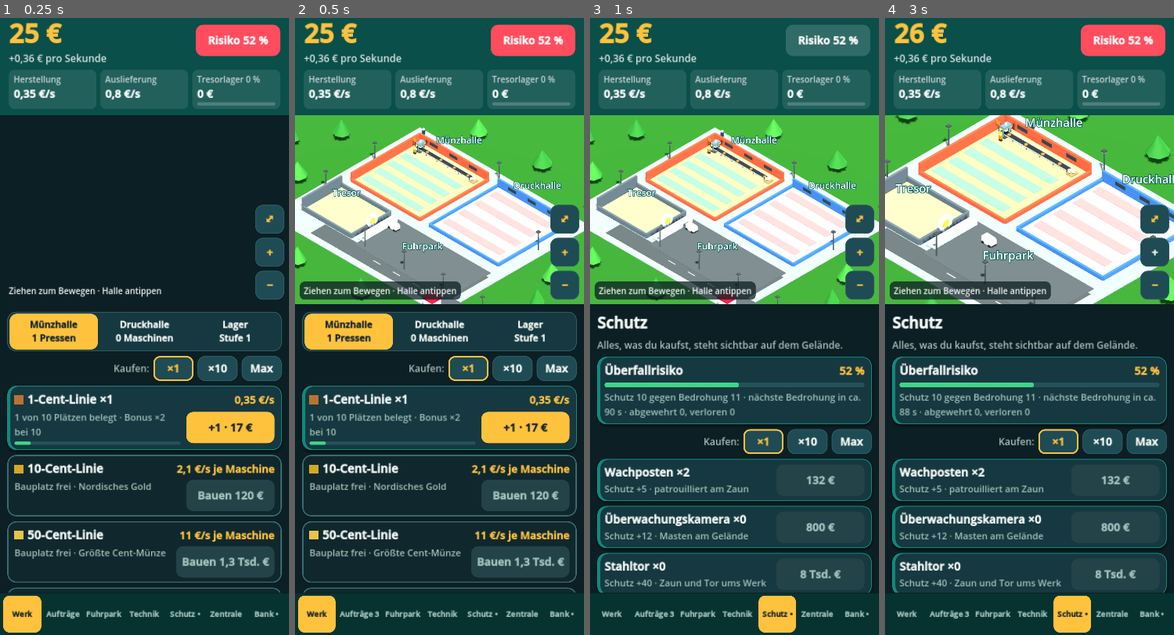
Above: before the commit, frames 1-4 (left to right).
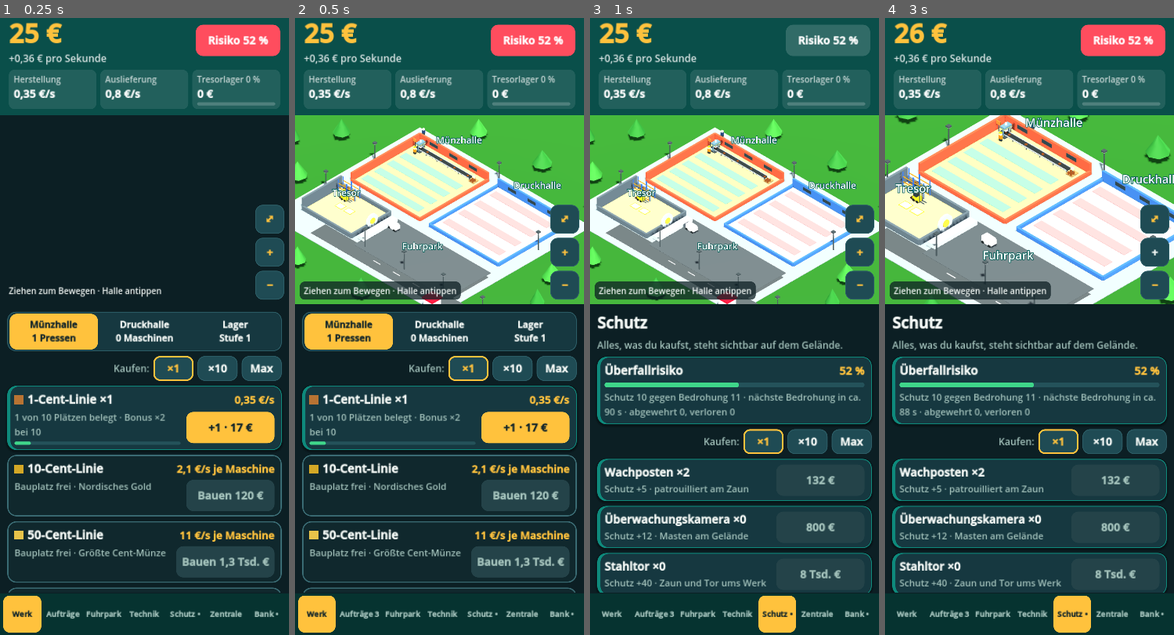
Above: after the commit, the same moments.

Repository: robertpahl1987-creator/bundesbank-idle
Game: Godot game, scene res://main.tscn
Two runs of this game, one before a commit and one after it. Both use one fixed random seed, a clock stepped at 60 frames per second and the inputs below.
Inputs:
- Up to frame 1 (0.25 s): no input
- Up to frame 2 (0.5 s): no input
- Up to frame 3 (1 s): click "Risiko 52 %" at 0.5 s
- Up to frame 4 (3 s): click "⤢" at 1.25 s; click "⤢" at 2 s; click "+" at 2.75 s

Frame 1 is identical in both runs. In frame 2, 0.2% of the frame differs, in the area x 13-63%, y 20-32%; in frame 3, 0.2%; in frame 4, 0.3%, in the area x 4-66%, y 17-33%.

Commit message:
Echte Euro-Münzen, Tresor mit Regalen, Paletten und Gabelstapler
Co-Authored-By: Claude Opus 5.5 <noreply@anthropic.com>
Claude-Session: https://claude.ai/code/session_017FzJGnvAkc8ZWZi8Mp49PX

Diff:
--- a/godot/main.gd
+++ b/godot/main.gd
@@ -761,6 +761,12 @@
 	fling *= pow(0.04, dt)
 	if scroll_pos <= 0.0 or scroll_pos >= max_scroll():
 		fling = 0.0
+
+func test_zoom() -> void:
+	world.zoom = float(OS.get_environment("BB_Z")) if OS.has_environment("BB_Z") else 3.2
+	world.tx = float(OS.get_environment("BB_TX")) if OS.has_environment("BB_TX") else -6.0
+	world.tz = float(OS.get_environment("BB_TZ")) if OS.has_environment("BB_TZ") else -6.5
+	toggle_world()
 
 func test_scroll() -> void:
 	var a := InputEventScreenTouch.new()
--- a/godot/world.gd
+++ b/godot/world.gd
@@ -106,6 +106,51 @@
 	mi.position = Vector3(x, y, z)
 	p.add_child(mi)
 	return mi
+
+# Echte Euro-Münzen: Metallfarben, Größen und Bimetall-Aufbau
+const COIN_SPEC := {
+	"c1": {r=0.17, ring="copper", core="copper"},
+	"c10": {r=0.2, ring="gold", core="gold"},
+	"c50": {r=0.24, ring="gold", core="gold"},
+	"e1": {r=0.23, ring="gold", core="silver"},
+	"e2": {r=0.26, ring="silver", core="gold"},
+}
+const METALS := {
+	"copper": ["#c8763f", "#a85e30"],
+	"gold": ["#e2bf55", "#c9a23a"],
+	"silver": ["#d4d9dc", "#aab2b6"],
+}
+
+func metal(kind: String, shade := 0) -> StandardMaterial3D:
+	var c: String = METALS[kind][shade]
+	var k := "metal_" + c
+	if mats.has(k):
+		return mats[k]
+	var m := StandardMaterial3D.new()
+	m.albedo_color = Color(c)
+	m.metallic = 0.65
+	m.roughness = 0.32
+	m.metallic_specular = 0.7
+	mats[k] = m
+	return m
+
+## Eine Münze flach liegend: Rand, vertiefte Bildfläche, Kern (bei 1 € und 2 € andersfarbig)
+func coin(id: String, x: float, y: float, z: float, p: Node3D, scale_f := 1.0) -> void:
+	var sp: Dictionary = COIN_SPEC.get(id, COIN_SPEC["c10"])
+	var r: float = sp.r * scale_f
+	var h := 0.07 * scale_f
+	var rim := C(r, r, h, "#000000", x, y, z, p, 20)
+	rim.material_override = metal(sp.ring, 0)
+	var field := C(r * 0.86, r * 0.86, h + 0.006, "#000000", x, y + 0.001, z, p, 20)
+	field.material_override = metal(sp.ring, 1)
+	if sp.core != sp.ring:
+		var core := C(r * 0.6, r * 0.6, h + 0.014, "#000000", x, y + 0.002, z, p, 18)
+		core.material_override = metal(sp.core, 0)
+		var core_in := C(r * 0.5, r * 0.5, h + 0.018, "#000000", x, y + 0.003, z, p, 18)
+		core_in.material_override = metal(sp.core, 1)
+	else:
+		var relief := C(r * 0.42, r * 0.42, h + 0.014, "#000000", x, y + 0.002, z, p, 16)
+		relief.material_override = metal(sp.ring, 0)
 
 func person(col: String, p: Node3D, helmet := false) -> Node3D:
 	var g := Node3D.new()
@@ -283,9 +328,11 @@
 			for k in range(4):
 				B(0.38, 0.22, 0.42, l.col, x0 + L + 0.33 + (k % 2) * 0.45, 0.44 + int(k / 2) * 0.22, z, dyn)
 		else:
-			for k in range(3):
-				var sk := sphere(0.26, "#c9b48a", x0 + L + 0.35 + (k % 2) * 0.4, 0.6, z - 0.25 + k * 0.25, dyn)
-				sk.scale = Vector3(1, 1.15, 1)
+			var sk := sphere(0.26, "#c9b48a", x0 + L + 0.3, 0.6, z - 0.3, dyn)
+			sk.scale = Vector3(1, 1.15, 1)
+			for q2 in range(4):
+				for st in range(4):
+					coin(l.id, x0 + L + 0.42 + (q2 % 2) * 0.42, 0.37 + st * 0.075, z + 0.05 + int(q2 / 2) * 0.4, dyn, 0.85)
 		# Ware auf dem Band
 		var n_it: int = min(10, 3 + int(log(c + 1) / log(2.0)))
 		var spacing := L / n_it
@@ -295,7 +342,7 @@
 			if note:
 				B(0.55, 0.06, 0.32, l.col, x0 + k * spacing, 0.6, z, ig)
 			else:
-				C(0.22, 0.22, 0.08, l.col, x0 + k * spacing, 0.6, z, ig)
+				coin(l.id, x0 + k * spacing, 0.6, z, ig)
 		merge_deep(ig)
 		anim.belts.append({l = l, g = ig, spacing = spacing, ph = randf()})
 		var ramg := Node3D.new()
@@ -317,9 +364,11 @@
 				B(0.72, 0.05, 1.27, "#ffc23d", mx, 1.42, z, dyn)
 				C(0.15, 0.15, 0.32, "#c9d2d5", mx, 1.86, z, dyn, 10)
 				B(0.42, 0.07, 0.46, "#20272a", mx, 0.6, z, dyn)
+				coin(l.id, mx, 0.67, z, dyn, 0.9)
 				B(0.36, 0.22, 0.4, "#d9e0e3", mx, 1.15, z, ramg)
 				C(0.22, 0.09, 0.3, "#aeb6b9", mx, 1.05, z - 0.82, dyn, 8)
-				C(0.21, 0.21, 0.03, l.col, mx, 1.2, z - 0.82, dyn, 10)
+				var blank_m := C(0.21, 0.21, 0.03, "#000000", mx, 1.2, z - 0.82, dyn, 10)
+				blank_m.material_override = metal(COIN_SPEC.get(l.id, COIN_SPEC["c10"]).ring, 1)
 				B(0.06, 0.5, 0.06, "#5a6163", mx, 0.6, z - 0.82, dyn)
 				B(0.05, 0.55, 0.05, "#5a6163", mx, 0.45, z + 0.85, dyn)
 				B(0.3, 0.22, 0.1, "#d9e0e3", mx, 0.85, z + 0.85, dyn)
@@ -376,6 +425,7 @@
 	B(10, wh, 0.3, "#55626a", -10, wh / 2 + 0.1, 11, dyn)
 	for k in range(lvl):
 		B(0.25, 0.25, 0.25, "#ffc23d", -14 + k * 0.45, wh + 0.25, 11, dyn)
+	build_racks(lvl)
 	if main.has_flag("t", "t12"):
 		B(6, 2.6, 5, "#d9e2e8", 21, 1.3, -6, dyn)
 		B(6.2, 0.25, 5.2, "#3a6fd8", 21, 2.7, -6, dyn)
@@ -404,6 +454,101 @@
 	for tr in anim.trucks:
 		merge_deep(tr.t)
 	last_pile = -1
+
+# ---------------------------------------------------------------- Tresorlager mit Regalen
+const RACK_Y := [0.2, 0.92, 1.64]
+
+func rack_sections(lvl: int) -> Array:
+	# [mitte_x, mitte_z, quer]  quer=true: Regal an der linken Wand
+	var out := []
+	for k in range(min(2 + lvl, 5)):
+		out.append([-13.6 + k * 1.75, 3.75, false])
+	for k in range(min(max(0, lvl - 2), 3)):
+		out.append([-14.25, 5.6 + k * 1.75, true])
+	return out
+
+func floor_slots(lvl: int) -> Array:
+	var out := []
+	var grid := [[-11.6, 6.6], [-9.8, 6.6], [-8.0, 6.6], [-11.6, 8.5], [-9.8, 8.5], [-8.0, 8.5], [-11.6, 10.2], [-9.8, 10.2], [-8.0, 10.2]]
+	for k in range(min(2 + lvl, 9)):
+		out.append(Vector3(grid[k][0], 0.2, grid[k][1]))
+	return out
+
+func store_slots(lvl: int) -> Array:
+	var out := floor_slots(lvl)
+	for sec in rack_sections(lvl):
+		for y in RACK_Y:
+			if sec[2]:
+				out.append(Vector3(sec[0], y + 0.08, sec[1]))
+			else:
+				out.append(Vector3(sec[0], y + 0.08, sec[1]))
+	return out
+
+func build_racks(lvl: int) -> void:
+	for sec in rack_sections(lvl):
+		var cx: float = sec[0]
+		var cz: float = sec[1]
+		var quer: bool = sec[2]
+		var w := 1.65
+		var d := 1.0
+		for ox in [-w / 2, w / 2]:
+			for oz in [-d / 2, d / 2]:
+				var px: float = cx + (oz if quer else ox)
+				var pz: float = cz + (ox if quer else oz)
+				B(0.08, 2.25, 0.08, "#2f5fbf", px, 1.2, pz, dyn)
+		for y in RACK_Y:
+			for oz in [-d / 2, d / 2]:
+				if quer:
+					B(0.07, 0.09, w, "#ff7a1a", cx + oz, y + 0.02, cz, dyn)
+				else:
+					B(w, 0.09, 0.07, "#ff7a1a", cx, y + 0.02, cz + oz, dyn)
+	# Bodenmarkierungen für Stellplätze
+	for fs in floor_slots(lvl):
+		B(1.35, 0.02, 1.15, "#ffd21a", fs.x, 0.2, fs.z, dyn)
+		B(1.2, 0.03, 1.0, "#d8c79a", fs.x, 0.21, fs.z, dyn)
+	# Gabelstapler
+	var fk := Node3D.new()
+	dyn.add_child(fk)
+	B(1.0, 0.5, 0.7, "#ffc21a", 0, 0.45, 0, fk)
+	B(0.5, 0.45, 0.6, "#2b3436", -0.15, 0.92, 0, fk)
+	B(0.06, 1.5, 0.06, "#3a4448", 0.55, 0.9, -0.22, fk)
+	B(0.06, 1.5, 0.06, "#3a4448", 0.55, 0.9, 0.22, fk)
+	B(0.7, 0.05, 0.1, "#3a4448", 0.95, 0.3, -0.18, fk)
+	B(0.7, 0.05, 0.1, "#3a4448", 0.95, 0.3, 0.18, fk)
+	B(0.8, 0.12, 0.8, "#3a2a1a", -0.45, 0.25, 0, fk)
+	for wpos in [[-0.3, 0.36], [0.3, 0.36], [-0.3, -0.36], [0.3, -0.36]]:
+		var wm := C(0.17, 0.17, 0.12, "#1b2224", wpos[0], 0.2, wpos[1], fk, 8)
+		wm.rotation.x = PI / 2
+	person("#ff7a1a", fk, true).position = Vector3(-0.15, 0.55, 0)
+	merge_deep(fk)
+	fk.position = Vector3(-10, 0.13, 5.0)
+	anim["fork"] = fk
+
+## Eine Palette mit Ware: Banknotenbündel in Folie oder Münzkisten
+func pallet(pos: Vector3, kind: int, p: Node3D) -> void:
+	B(1.15, 0.12, 0.95, "#a5814f", pos.x, pos.y + 0.06, pos.z, p)
+	B(1.15, 0.04, 0.12, "#7d5f37", pos.x, pos.y + 0.0, pos.z - 0.38, p)
+	B(1.15, 0.04, 0.12, "#7d5f37", pos.x, pos.y + 0.0, pos.z + 0.38, p)
+	var notes := ["#9aa3a8", "#d96a6a", "#5b8fd0", "#e09a3a", "#6fae8f", "#d9c25a"]
+	if kind % 3 == 2:
+		# Münzkisten mit Münzrollen
+		for k in range(4):
+			var bx := pos.x - 0.27 + (k % 2) * 0.54
+			var bz := pos.z - 0.22 + int(k / 2) * 0.44
+			B(0.5, 0.32, 0.4, "#5a6670", bx, pos.y + 0.28, bz, p)
+			for q in range(3):
+				var roll := C(0.06, 0.06, 0.42, "#e2bf55" if q != 1 else "#c8763f", bx - 0.13 + q * 0.13, pos.y + 0.47, bz, p, 8)
+				roll.rotation.z = PI / 2
+	else:
+		# Banknotenbündel, gestapelt und in Folie
+		var col: String = notes[kind % notes.size()]
+		for lay in range(3):
+			for k in range(4):
+				var bx2 := pos.x - 0.27 + (k % 2) * 0.54
+				var bz2 := pos.z - 0.22 + int(k / 2) * 0.44
+				B(0.5, 0.15, 0.4, col, bx2, pos.y + 0.2 + lay * 0.16, bz2, p)
+				B(0.12, 0.152, 0.402, "#f4f1e6", bx2, pos.y + 0.2 + lay * 0.16, bz2, p)
+		B(1.1, 0.5, 0.92, "#e8f4ff", pos.x, pos.y + 0.37, pos.z, p, 0.28)
 
 func build_extras() -> void:
 	var S: Dictionary = main.S
@@ -510,8 +655,12 @@
 		anim.cams.append(B(0.6, 0.3, 0.3, "#e8ecee", x, 3.05, z, dyn))
 	beacon.visible = cnt("g", "g4") > 0
 	if cnt("g", "g5") > 0:
-		B(1.4, 1.4, 1.4, "#5a6670", -13.8, 0.85, 9.7, dyn)
-		B(1.4, 1.4, 1.4, "#5a6670", -12.2, 0.85, 9.7, dyn)
+		var d2 := C(1.45, 1.45, 0.22, "#ffc23d", -4.62, 1.3, 7, dyn, 24)
+		d2.rotation.z = PI / 2
+		for k in range(8):
+			var a := k * PI / 4
+			var bolt := C(0.09, 0.09, 0.3, "#3a4448", -4.55, 1.3 + sin(a) * 1.25, 7 + cos(a) * 1.25, dyn, 6)
+			bolt.rotation.z = PI / 2
 	for j in range(min(cnt("g", "g6"), 3)):
 		var x2 := 20.0 + j * 2.6
 		B(2, 0.7, 1, "#f4f5f2", x2, 0.5, 10.2, dyn)
@@ -601,19 +750,22 @@
 		dyn.add_child(pl)
 		anim.plane = pl
 	if cnt("v", "v7") > 0:
-		B(2.4, 0.1, 2.4, "#5a6163", -10, 2.25, 9, dyn)
+		B(3.2, 0.1, 3.2, "#5a6163", -22, 0.12, 4, dyn)
+		B(1.6, 0.11, 0.25, "#ffffff", -22, 0.14, 4, dyn)
 		var h := Node3D.new()
 		B(1.4, 0.6, 0.7, "#c8102e", 0, 0, 0, h)
 		anim.rotor = B(2.6, 0.04, 0.15, "#2b3436", 0, 0.4, 0, h)
-		h.position = Vector3(-10, 2.65, 9)
+		h.position = Vector3(-22, 0.55, 4)
 		dyn.add_child(h)
 	if cnt("v", "v8") > 0:
 		B(4, 2.4, 3.2, "#3f6f7d", 11, 1.3, 5.2, dyn)
 		B(4.2, 0.2, 3.4, "#0e8a7c", 11, 2.6, 5.2, dyn)
 
 func piles() -> void:
-	var slots: int = 10 + 4 * min(int(main.S["lv"]), 5)
-	var n := int(round(min(1.0, float(main.S["stock"]) / main.cap()) * slots))
+	var lvl: int = min(int(main.S["lv"]), 6)
+	var all := store_slots(lvl)
+	var slots: int = all.size()
+	var n := int(ceil(min(1.0, float(main.S["stock"]) / main.cap()) * slots))
 	if n == last_pile:
 		return
 	last_pile = n
@@ -622,7 +774,7 @@
 	pile_node = Node3D.new()
 	add_child(pile_node)
 	for i in range(n):
-		B(1.1, 0.45, 0.7, "#6fae8f" if i % 3 == 2 else "#ffc23d", -14 + (i % 5) * 1.7, 0.42, 4.3 + int(i / 5) * 1.1, pile_node)
+		pallet(all[i], i, pile_node)
 	merge_children(pile_node, {})
 
 # ---------------------------------------------------------------- Wege
@@ -672,7 +824,7 @@
 	return vc_mat
 
 func mergeable(m: Material) -> bool:
-	return m is StandardMaterial3D and not m.emission_enabled and m.transparency == BaseMaterial3D.TRANSPARENCY_DISABLED
+	return m is StandardMaterial3D and not m.emission_enabled and m.transparency == BaseMaterial3D.TRANSPARENCY_DISABLED and m.metallic < 0.5
 
 ## Baut aus vielen Teilen ein Mesh: einfarbige Teile mit Vertex-Farben, Sonderteile je Material
 func bake_into(root: Node3D, items: Array) -> void:
@@ -899,6 +1051,11 @@
 		var u := fposmod(t * 0.04, 1.0)
 		anim.plane.position = Vector3(-40 + u * 90, 12, -30 + u * 50)
 		anim.plane.rotation.y = -atan2(50, 90)
+	if anim.has("fork") and is_instance_valid(anim.fork):
+		var fu := fposmod(t * 0.08, 2.0)
+		var fx: float = -12.5 + (fu if fu < 1.0 else 2.0 - fu) * 5.0
+		anim.fork.position.x = fx
+		anim.fork.rotation.y = 0.0 if fu < 1.0 else PI
 	if anim.rotor:
 		anim.rotor.rotation.y = t * 14.0
 	var ph: float = main.day_phase()
